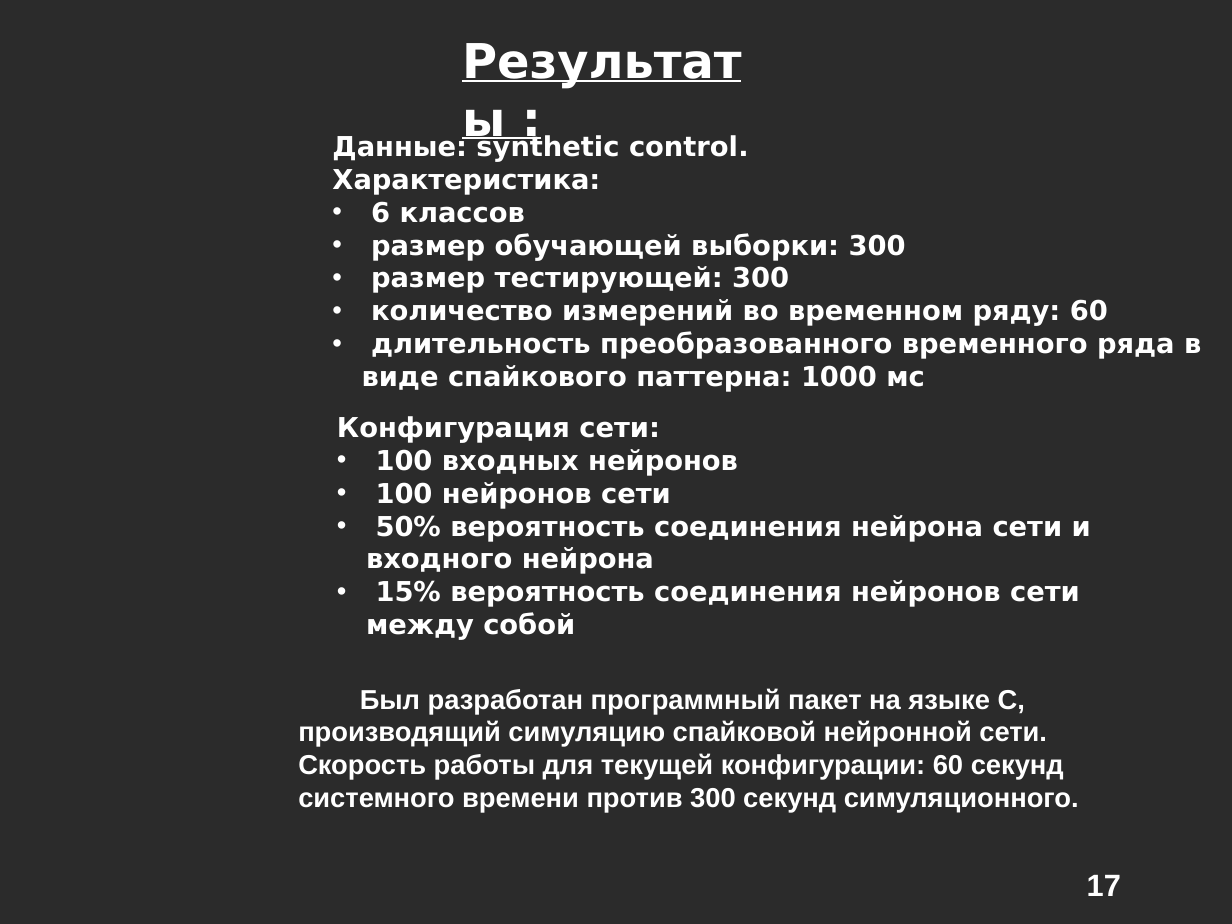
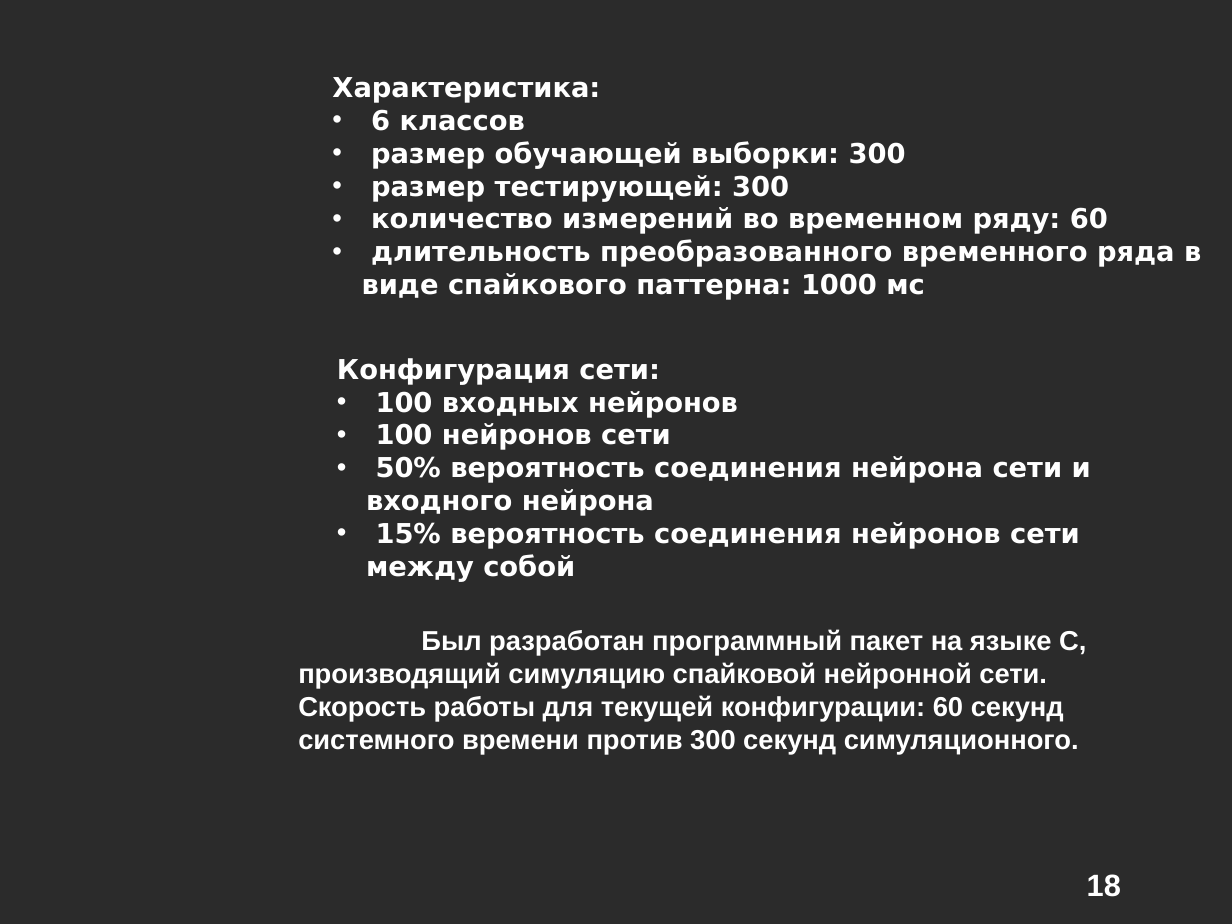
Before and after one commit to alexeyche/alexeyche-junk, a slide deck: slide 18 of cns/doc/conf.ppt (slide 17 before the commit). Drawn at 1232x924 pixels with LibreOffice and Linux fonts; fonts in the diff are those of the drawing; background and template pictures are left out; a plain dark background stands for a picture behind light text. Boxes give left, top, right and bottom in pixels: in the first picture for what was removed or moved away, otherwise in the second. Text is boxed around its words. In the diff, an @@ line names an element or a change of style, - is before the commit and + after.

Commit message:
cns

```diff
--- a/cns/doc/conf.ppt
+++ b/cns/doc/conf.ppt
@@ text removed at bbox=[450, 25, 795, 95] @@
-Результаты :
@@ 3 texts: place and size @@
-3 texts at bbox=[298, 134, 1201, 813]
+3 texts at bbox=[298, 77, 1201, 755]
@@ text at bbox=[332, 134, 749, 162]: paragraph removed @@
-Данные: synthetic control.
@@ page number at bbox=[1087, 874, 1121, 897]: text changed @@
-17
+18
```
Also in this commit, not shown: 1 slide added.
